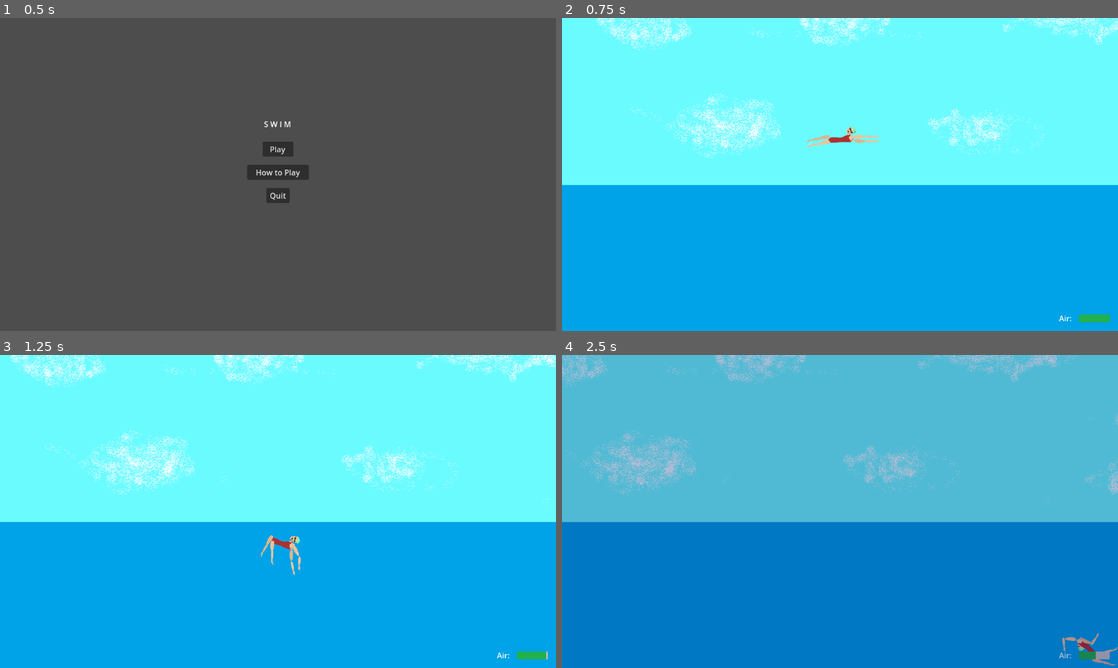
Above: before the commit, frames 1-4 (two rows, left to right).
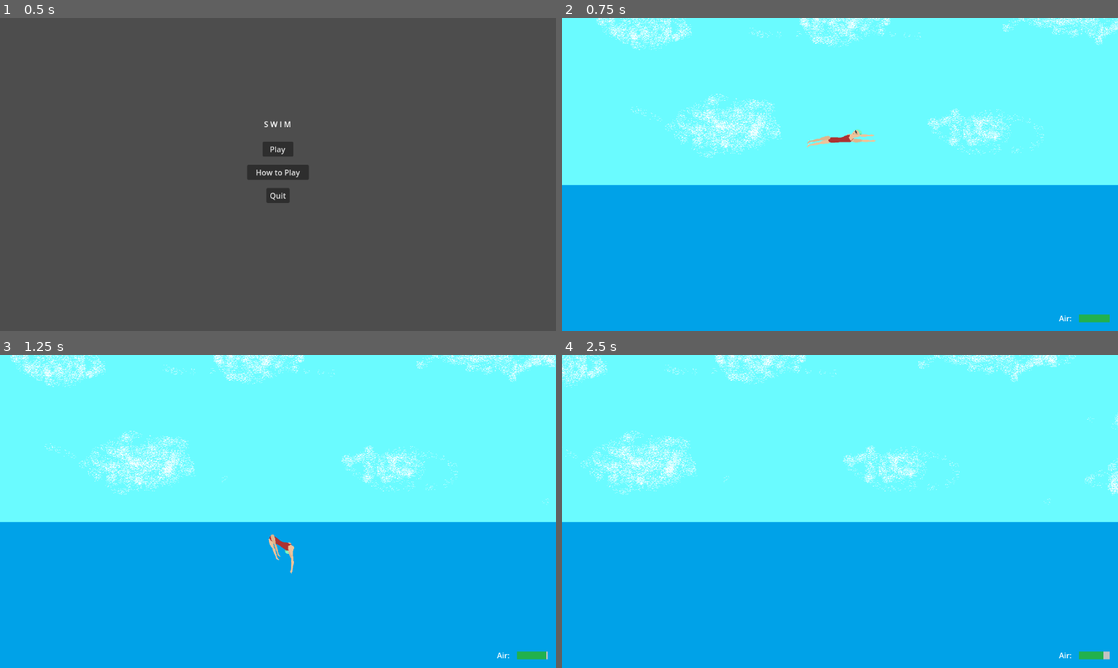
Above: after the commit, the same moments.

Repository: acnolan/Pixel-Game-Jam-2024
Game: Godot game, scene res://scenes/menu/start_screen.tscn
The game is run twice, just before and just after one commit, with the same random seed, the same clock (stepped at 60 frames per second) and the same inputs.
Inputs:
- Up to frame 1 (0.5 s): no input
- Up to frame 2 (0.75 s): click "Play" at 0.5 s
- Up to frame 3 (1.25 s): no input
- Up to frame 4 (2.5 s): hold W 1.28-2.03 s; tap I at 1.35 s; hold S from 2.03 s (still down); tap M at 2.1 s

Frame 1 is identical in both runs. In frame 2, 0.2% of the frame differs, in the area x 44-58%, y 34-42%; in frame 3, 0.3%; in frame 4, 100%, in the area x 0-100%, y 0-100%.

Commit message:
more anatomically correct

Diff:
--- a/scenes/player/swimmer.tscn
+++ b/scenes/player/swimmer.tscn
@@ -154,6 +154,23 @@
 		apply_torque(-80)
 "
 
+[sub_resource type="GDScript" id="GDScript_vf11m"]
+resource_name = "leg1"
+script/source = "extends RigidBody2D
+
+
+# Called when the node enters the scene tree for the first time.
+func _ready():
+	pass # Replace with function body.
+
+
+# Called every frame. 'delta' is the elapsed time since the previous frame.
+func _process(delta):
+	if Input.is_key_label_pressed(KEY_W):
+		apply_impulse(Vector2(200,100), Vector2(0, 16))
+		apply_torque(80)
+"
+
 [sub_resource type="GDScript" id="GDScript_5bbhy"]
 resource_name = "leg2"
 script/source = "extends RigidBody2D
@@ -171,27 +188,12 @@
 		apply_torque(80)
 "
 
-[sub_resource type="GDScript" id="GDScript_vf11m"]
-resource_name = "leg1"
-script/source = "extends RigidBody2D
-
-
-# Called when the node enters the scene tree for the first time.
-func _ready():
-	pass # Replace with function body.
-
-
-# Called every frame. 'delta' is the elapsed time since the previous frame.
-func _process(delta):
-	if Input.is_key_label_pressed(KEY_W):
-		apply_impulse(Vector2(200,100), Vector2(0, 16))
-		apply_torque(80)
-"
-
 [node name="Swimmer" type="Node2D"]
 
 [node name="Head" type="RigidBody2D" parent="."]
-position = Vector2(21, -16)
+position = Vector2(33, -10)
+collision_layer = 16
+collision_mask = 16
 script = SubResource("GDScript_2comb")
 metadata/_edit_group_ = true
 
@@ -212,13 +214,16 @@
 [node name="CollisionShape2D" type="CollisionShape2D" parent="Head/Area2D"]
 shape = SubResource("CircleShape2D_2ybsd")
 
-[node name="PinJoint2D" type="PinJoint2D" parent="."]
-position = Vector2(19, -8)
+[node name="NeckPin" type="PinJoint2D" parent="."]
+position = Vector2(24, -6)
 node_a = NodePath("../Head")
 node_b = NodePath("../Body")
 
 [node name="Body" type="RigidBody2D" parent="."]
+z_index = 1
 position = Vector2(0, 1)
+collision_layer = 32
+collision_mask = 32
 script = SubResource("GDScript_5lu3n")
 metadata/_edit_group_ = true
 
@@ -239,17 +244,15 @@
 [node name="CollisionShape2D" type="CollisionShape2D" parent="Body/Area2D"]
 shape = SubResource("RectangleShape2D_8jrvi")
 
-[node name="PinJoint2D2" type="PinJoint2D" parent="."]
-position = Vector2(25, -4)
-node_a = NodePath("../Body")
-node_b = NodePath("../Arm1")
-
-[node name="Arm1" type="RigidBody2D" parent="."]
-position = Vector2(38, -2)
+[node name="Arm1Bicep" type="RigidBody2D" parent="."]
+z_index = 2
+position = Vector2(29, -4)
+collision_layer = 64
+collision_mask = 64
 script = SubResource("GDScript_bifso")
 metadata/_edit_group_ = true
 
-[node name="Sprite2D" type="Sprite2D" parent="Arm1"]
+[node name="Sprite2D" type="Sprite2D" parent="Arm1Bicep"]
 rotation = -2.77856
 scale = Vector2(0.6, 0.4)
 texture = ExtResource("1_qkuc5")
@@ -257,121 +260,139 @@
 region_rect = Rect2(567, 49, 40, 31)
 metadata/_edit_group_ = true
 
-[node name="CollisionShape2D" type="CollisionShape2D" parent="Arm1"]
+[node name="CollisionShape2D" type="CollisionShape2D" parent="Arm1Bicep"]
 scale = Vector2(0.5, 1)
 shape = SubResource("RectangleShape2D_ocqkf")
 metadata/_edit_group_ = true
 
-[node name="PinJoint2D3" type="PinJoint2D" parent="."]
+[node name="ArmpitPin1" type="PinJoint2D" parent="."]
+position = Vector2(19, -5)
+node_a = NodePath("../Body")
+node_b = NodePath("../Arm1Bicep")
+
+[node name="Arm1Forearm" type="RigidBody2D" parent="."]
+z_index = 2
+position = Vector2(54, -5)
+collision_layer = 64
+collision_mask = 64
+script = SubResource("GDScript_bifso")
+metadata/_edit_group_ = true
+
+[node name="Sprite2D" type="Sprite2D" parent="Arm1Forearm"]
+rotation = -2.41903
+scale = Vector2(0.4, 0.4)
+texture = ExtResource("1_qkuc5")
+region_enabled = true
+region_rect = Rect2(515, 92, 56, 52)
+metadata/_edit_group_ = true
+
+[node name="CollisionShape2D" type="CollisionShape2D" parent="Arm1Forearm"]
+scale = Vector2(0.5, 1)
+shape = SubResource("RectangleShape2D_ocqkf")
+metadata/_edit_group_ = true
+
+[node name="ElbowPin1" type="PinJoint2D" parent="."]
+position = Vector2(39, -4)
+node_a = NodePath("../Arm1Forearm")
+node_b = NodePath("../Arm1Bicep")
+
+[node name="Arm2Bicep" type="RigidBody2D" parent="."]
+position = Vector2(34, 6)
+collision_layer = 4
+collision_mask = 4
+script = SubResource("GDScript_eliv6")
+metadata/_edit_group_ = true
+
+[node name="Sprite2D" type="Sprite2D" parent="Arm2Bicep"]
+rotation = -2.73493
+scale = Vector2(0.6, 0.4)
+texture = ExtResource("1_qkuc5")
+region_enabled = true
+region_rect = Rect2(479, 52, 37, 29)
+metadata/_edit_group_ = true
+
+[node name="CollisionShape2D" type="CollisionShape2D" parent="Arm2Bicep"]
+scale = Vector2(0.5, 1)
+shape = SubResource("RectangleShape2D_ocqkf")
+metadata/_edit_group_ = true
+
+[node name="ArmpitPin2" type="PinJoint2D" parent="."]
 position = Vector2(25, 4)
 node_a = NodePath("../Body")
-node_b = NodePath("../Arm2")
-
-[node name="Arm2" type="RigidBody2D" parent="."]
-position = Vector2(39, 7)
-script = SubResource("GDScript_eliv6")
-metadata/_edit_group_ = true
-
-[node name="Sprite2D" type="Sprite2D" parent="Arm2"]
-rotation = -2.73493
-scale = Vector2(0.6, 0.4)
-texture = ExtResource("1_qkuc5")
-region_enabled = true
-region_rect = Rect2(479, 52, 37, 29)
-metadata/_edit_group_ = true
-
-[node name="CollisionShape2D" type="CollisionShape2D" parent="Arm2"]
+node_b = NodePath("../Arm2Bicep")
+
+[node name="Arm2Forearm" type="RigidBody2D" parent="."]
+z_index = 3
+position = Vector2(57, 6)
+collision_layer = 4
+collision_mask = 4
+script = SubResource("GDScript_bifso")
+metadata/_edit_group_ = true
+
+[node name="Sprite2D" type="Sprite2D" parent="Arm2Forearm"]
+rotation = -2.41903
+scale = Vector2(0.4, 0.4)
+texture = ExtResource("1_qkuc5")
+region_enabled = true
+region_rect = Rect2(516, 90, 56, 54)
+metadata/_edit_group_ = true
+
+[node name="CollisionShape2D" type="CollisionShape2D" parent="Arm2Forearm"]
 scale = Vector2(0.5, 1)
 shape = SubResource("RectangleShape2D_ocqkf")
 metadata/_edit_group_ = true
 
-[node name="PinJoint2D4" type="PinJoint2D" parent="."]
-position = Vector2(-24, 5)
+[node name="ElbowPin2" type="PinJoint2D" parent="."]
+position = Vector2(44, 7)
+node_a = NodePath("../Arm2Forearm")
+node_b = NodePath("../Arm2Bicep")
+
+[node name="Leg1" type="RigidBody2D" parent="."]
+z_index = 2
+position = Vector2(-46, 4)
+collision_layer = 8
+collision_mask = 8
+script = SubResource("GDScript_vf11m")
+metadata/_edit_group_ = true
+
+[node name="Sprite2D" type="Sprite2D" parent="Leg1"]
+scale = Vector2(0.3, 0.3)
+texture = ExtResource("1_qkuc5")
+region_enabled = true
+region_rect = Rect2(19, 89, 161, 54)
+metadata/_edit_group_ = true
+
+[node name="CollisionShape2D" type="CollisionShape2D" parent="Leg1"]
+shape = SubResource("RectangleShape2D_ocqkf")
+metadata/_edit_group_ = true
+
+[node name="HipPin1" type="PinJoint2D" parent="."]
+position = Vector2(-24, -1)
+node_a = NodePath("../Body")
+node_b = NodePath("../Leg1")
+
+[node name="Leg2" type="RigidBody2D" parent="."]
+position = Vector2(-47, 12)
+collision_layer = 128
+collision_mask = 128
+script = SubResource("GDScript_5bbhy")
+metadata/_edit_group_ = true
+
+[node name="Sprite2D" type="Sprite2D" parent="Leg2"]
+scale = Vector2(0.3, 0.3)
+texture = ExtResource("1_qkuc5")
+region_enabled = true
+region_rect = Rect2(27, 145, 162, 53)
+metadata/_edit_group_ = true
+
+[node name="CollisionShape2D" type="CollisionShape2D" parent="Leg2"]
+shape = SubResource("RectangleShape2D_ocqkf")
+metadata/_edit_group_ = true
+
+[node name="HipPin2" type="PinJoint2D" parent="."]
+position = Vector2(-24, 7)
 node_a = NodePath("../Body")
 node_b = NodePath("../Leg2")
-
-[node name="Leg2" type="RigidBody2D" parent="."]
-position = Vector2(-47, 13)
-script = SubResource("GDScript_5bbhy")
-metadata/_edit_group_ = true
-
-[node name="Sprite2D" type="Sprite2D" parent="Leg2"]
-scale = Vector2(0.3, 0.3)
-texture = ExtResource("1_qkuc5")
-region_enabled = true
-region_rect = Rect2(27, 145, 162, 53)
-metadata/_edit_group_ = true
-
-[node name="CollisionShape2D" type="CollisionShape2D" parent="Leg2"]
-shape = SubResource("RectangleShape2D_ocqkf")
-metadata/_edit_group_ = true
-
-[node name="PinJoint2D5" type="PinJoint2D" parent="."]
-position = Vector2(-24, -4)
-node_a = NodePath("../Body")
-node_b = NodePath("../Leg1")
-
-[node name="Leg1" type="RigidBody2D" parent="."]
-position = Vector2(-47, 2)
-script = SubResource("GDScript_vf11m")
-metadata/_edit_group_ = true
-
-[node name="Sprite2D" type="Sprite2D" parent="Leg1"]
-scale = Vector2(0.3, 0.3)
-texture = ExtResource("1_qkuc5")
-region_enabled = true
-region_rect = Rect2(19, 89, 161, 54)
-metadata/_edit_group_ = true
-
-[node name="CollisionShape2D" type="CollisionShape2D" parent="Leg1"]
-shape = SubResource("RectangleShape2D_ocqkf")
-metadata/_edit_group_ = true
-
-[node name="PinJoint2D6" type="PinJoint2D" parent="."]
-position = Vector2(52, -3)
-node_a = NodePath("../Arm3")
-node_b = NodePath("../Arm1")
-
-[node name="Arm3" type="RigidBody2D" parent="."]
-position = Vector2(64, -3)
-script = SubResource("GDScript_bifso")
-metadata/_edit_group_ = true
-
-[node name="Sprite2D" type="Sprite2D" parent="Arm3"]
-rotation = -2.41903
-scale = Vector2(0.4, 0.4)
-texture = ExtResource("1_qkuc5")
-region_enabled = true
-region_rect = Rect2(515, 92, 56, 52)
-metadata/_edit_group_ = true
-
-[node name="CollisionShape2D" type="CollisionShape2D" parent="Arm3"]
-scale = Vector2(0.5, 1)
-shape = SubResource("RectangleShape2D_ocqkf")
-metadata/_edit_group_ = true
-
-[node name="PinJoint2D7" type="PinJoint2D" parent="."]
-position = Vector2(52, 7)
-node_a = NodePath("../Arm4")
-node_b = NodePath("../Arm2")
-
-[node name="Arm4" type="RigidBody2D" parent="."]
-position = Vector2(64, 7)
-script = SubResource("GDScript_bifso")
-metadata/_edit_group_ = true
-
-[node name="Sprite2D" type="Sprite2D" parent="Arm4"]
-rotation = -2.41903
-scale = Vector2(0.4, 0.4)
-texture = ExtResource("1_qkuc5")
-region_enabled = true
-region_rect = Rect2(516, 90, 56, 54)
-metadata/_edit_group_ = true
-
-[node name="CollisionShape2D" type="CollisionShape2D" parent="Arm4"]
-scale = Vector2(0.5, 1)
-shape = SubResource("RectangleShape2D_ocqkf")
-metadata/_edit_group_ = true
 
 [connection signal="body_entered" from="Head/Area2D" to="Head/Area2D" method="_on_body_entered"]
 [connection signal="body_exited" from="Head/Area2D" to="Head/Area2D" method="_on_body_exited"]
